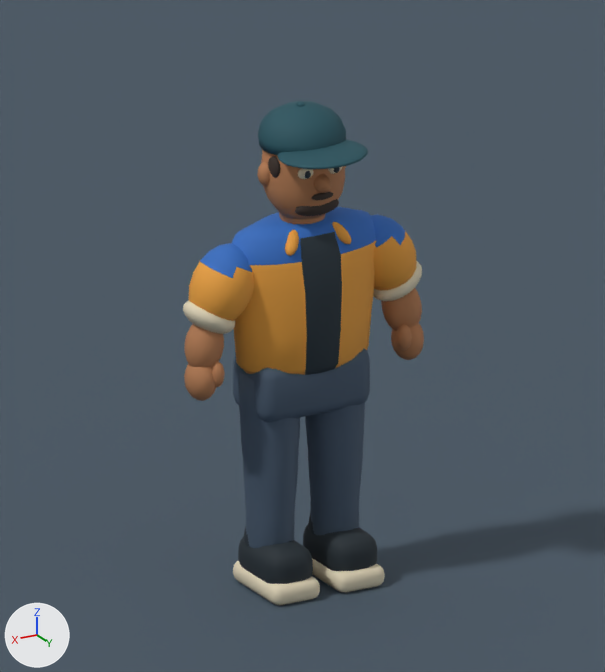
The Blender file art/source/models/pedestrian_civilian/pedestrian_worker_a.blend, before and after one commit.
Rendered twice from the file's camera 'Overview'. Lighting does not change. The marker at lower left points along +X, +Y and +Z. The picture after the commit comes second.

Names of what the first picture shows: 'PreviewGround', 'WorkerMesh'.
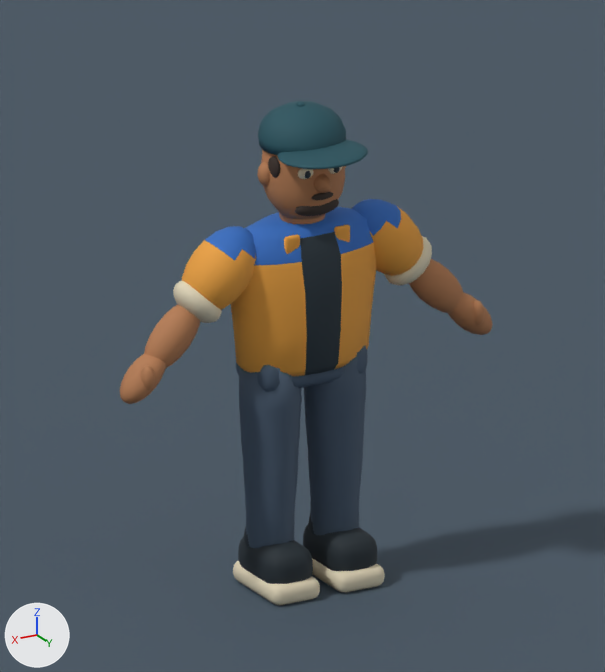
Changed parts and their boxes [x1, y1, x2, y2] in the pictures (605 x 672 px; the box of a moved part takes in the faces that stretch with it):
'WorkerMesh', reshaped (55% wider): before [183, 101, 424, 605]; after [120, 101, 493, 605]
part 1 of me_jacketgeometry_001, moved or reshaped: before [391, 323, 424, 360]; after [448, 292, 493, 335]
part 2 of me_jacketgeometry_001, moved or reshaped: before [396, 324, 412, 350]; after [473, 300, 485, 326]
part 3 of me_jacketgeometry_001, moved or reshaped: before [184, 364, 216, 401]; after [120, 353, 166, 404]
part 4 of me_jacketgeometry_001, moved or reshaped: before [211, 361, 224, 387]; after [141, 365, 155, 391]
part 5 of me_jacketgeometry_001, moved or reshaped: before [183, 215, 422, 422]; after [144, 199, 464, 410]

Diff of the bpy script that builds the scene:
```diff
--- a/art/source/models/pedestrian_civilian/pedestrian_worker_a.blend.py
+++ b/art/source/models/pedestrian_civilian/pedestrian_worker_a.blend.py
@@ me_jacketgeometry_001 @@
 # used by ob_workermesh; location = (0.0, 0.0, 0.0)
-me_jacketgeometry_001.from_pydata(...)  # 7460 vertices, 14728 faces; spans x -0.49..0.49, y -0.17..0.29, z 0.0..1.86
+me_jacketgeometry_001.from_pydata(...)  # 7360 vertices, 14528 faces; spans x -0.77..0.77, y -0.17..0.29, z 0.0..1.86
+# me_jacketgeometry_001 part 1: the loose piece of 146 vertices spanning x -0.49..-0.37, y -0.06..0.08, z 0.78..0.95 is multiplied about its middle by the matrix ((0.735, -0.053, 1.008), (0.055, 1.001, -0.046), (-0.678, 0.029, 1.021)), then moved by (-0.25, 0.01, 0.06)
+# me_jacketgeometry_001 part 2: the loose piece of 178 vertices spanning x -0.42..-0.36, y 0.03..0.09, z 0.84..0.94 is moved by (-0.3, 0.01, 0.04)
+# me_jacketgeometry_001 part 3: the loose piece of 146 vertices spanning x 0.37..0.49, y -0.06..0.08, z 0.78..0.95 is multiplied about its middle by the matrix ((0.735, 0.053, -1.008), (-0.055, 1.001, -0.046), (0.678, 0.029, 1.021)), then moved by (0.25, 0.01, 0.06)
+# me_jacketgeometry_001 part 4: the loose piece of 178 vertices spanning x 0.36..0.42, y 0.03..0.09, z 0.84..0.94 is moved by (0.3, 0.01, 0.04)
+# me_jacketgeometry_001 part 5: 84 vertices moved from x -0.44..0.44, y -0.14..0.12, z 0.73..1.39 to x -0.44..0.44, y -0.13..0.12, z 0.81..1.39; 1200 vertices removed from x -0.49..0.49, y -0.14..0.14, z 0.67..1.41; 1100 vertices added at x -0.66..0.66, y -0.13..0.12, z 0.78..1.42
 me_jacketgeometry_001.materials.append(mat_worker_palette)
```
